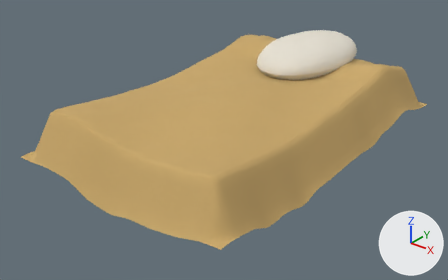
Renders of the glTF model models/alli-bedding.glb from each side of a commit.
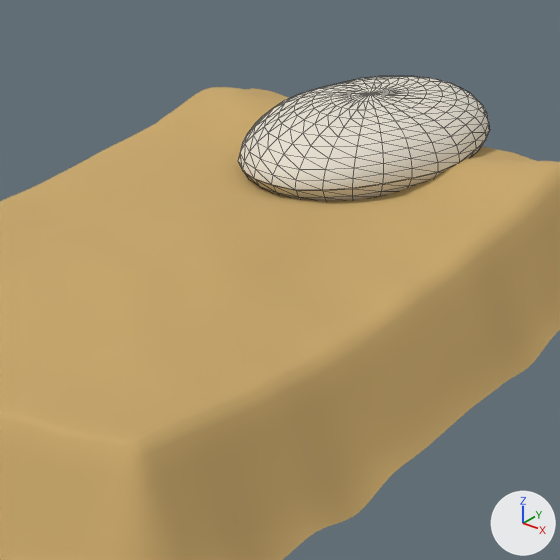
Each version appears first whole from a 50 mm lens placed at (2.302, -3.105, 1.502), pointed at (-0.049, -0.166, -0.32), and next in a close-up on the part from 36% to 86% of the width and 0% to 80% of the height. The lights are fixed; the arrows at lower right show +X, +Y and +Z. The older version's two pictures come first. The close-ups show mesh edges as thin lines. Vertices at exactly the same position are counted once.

The first close-up shows 'comforter', 'pillow'.
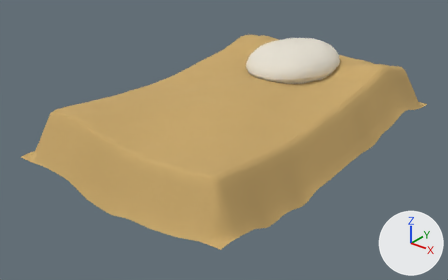
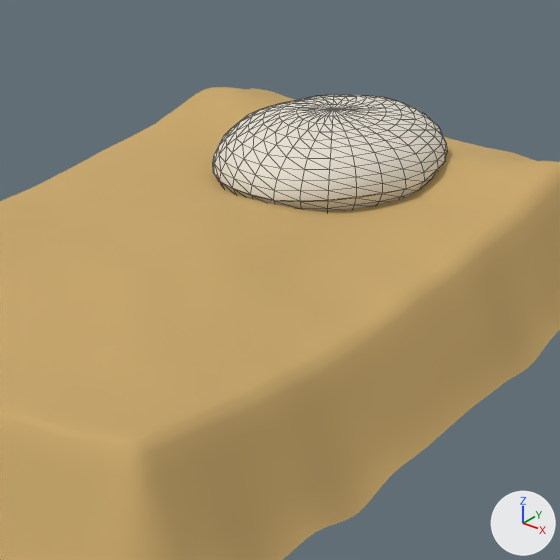
Pixel boxes (x1, y1, x2, y2) of what changed, in the close-ups (560 x 560 px):
'pillow', moved, rescaled (7% narrower, 6% shorter)
    before: (238, 76, 490, 200)
    after: (212, 95, 447, 211)

The change in detail:
me_mesh_1 is used by ob_pillow; location (0.0, 0.78, 0.06).
me_mesh_1 had 580 vertices, 1064 faces and spanned x -0.31..0.31, y -0.5..0.5, z -0.171..0.12.
me_mesh_1 now has 580 vertices, 1064 faces and spans x -0.31..0.31, y -0.4..0.4, z -0.171..0.12.
me_mesh_1 part 1: the whole mesh is scaled about its middle by (1, 0.8, 1).
Object 'pillow' (ob_pillow) moves from (0.0, 0.78, 0.06) to (0.0, 0.58, 0.06).
